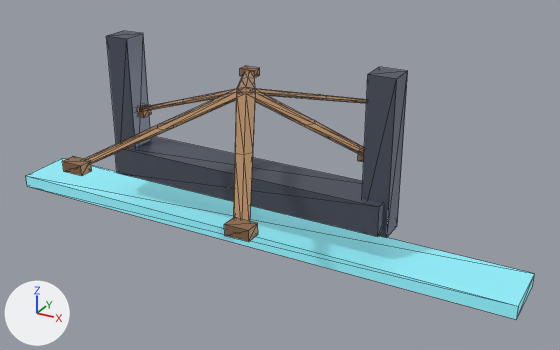
A saved change to the glTF model public/models/great_loom.glb.
Camera for both pictures: a 50 mm lens placed at (19.8, -32.5, 19.9), pointed at (1.8, 0.3, 3.6). Arrows for +X, +Y and +Z are at lower left; the lights stay in place. The picture after the commit comes second. Mesh edges are drawn as thin lines. Vertices at exactly the same position are counted once.

The first picture shows 'great_loom'.
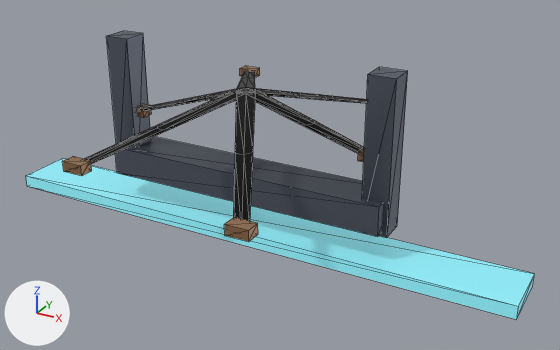
Changed parts and their boxes [x1, y1, x2, y2] in the pictures (560 x 350 px):
'great_loom', recoloured (darker)
    both: [82, 65, 392, 236]

The change, as a list of edits to the scene's bpy script:
```text
Change mat_metal:
    where n0 = _N.new('ShaderNodeBsdfPrincipled'); n0.name = 'Principled BSDF'
    remove n0.inputs[0].default_value = (0.14, 0.16, 0.21, 1.0)  # 'Base Color', greyish blue #696f7e
    add n2 = _N.new('ShaderNodeMix'); n2.name = 'Mix'
    add n2.data_type = 'RGBA'
    add n2.blend_type = 'MULTIPLY'
    add n2.inputs[0].default_value = 1.0  # 'Factor'
    add n2.inputs[7].default_value = (0.14, 0.16, 0.21, 1.0)  # 'B', greyish blue #696f7e
    add n3 = _N.new('ShaderNodeVertexColor'); n3.name = 'Color Attribute'
    add _L.new(n2.outputs[2], n0.inputs[0])  # 'Result' to 'Base Color'
    add _L.new(n3.outputs[0], n2.inputs[6])  # 'Color' to 'A'
Change mat_copper:
    where n0 = _N.new('ShaderNodeBsdfPrincipled'); n0.name = 'Principled BSDF'
    remove n0.inputs[0].default_value = (0.72, 0.42, 0.22, 1.0)  # 'Base Color', beige #ddad81
    add n2 = _N.new('ShaderNodeMix'); n2.name = 'Mix'
    add n2.data_type = 'RGBA'
    add n2.blend_type = 'MULTIPLY'
    add n2.inputs[0].default_value = 1.0  # 'Factor'
    add n2.inputs[7].default_value = (0.72, 0.42, 0.22, 1.0)  # 'B', beige #ddad81
    add n3 = _N.new('ShaderNodeVertexColor'); n3.name = 'Color Attribute'
    add _L.new(n2.outputs[2], n0.inputs[0])  # 'Result' to 'Base Color'
    add _L.new(n3.outputs[0], n2.inputs[6])  # 'Color' to 'A'
Change mat_copper_dark:
    where n0 = _N.new('ShaderNodeBsdfPrincipled'); n0.name = 'Principled BSDF'
    remove n0.inputs[0].default_value = (0.42, 0.24, 0.13, 1.0)  # 'Base Color', brown #ad8665
    add n2 = _N.new('ShaderNodeMix'); n2.name = 'Mix'
    add n2.data_type = 'RGBA'
    add n2.blend_type = 'MULTIPLY'
    add n2.inputs[0].default_value = 1.0  # 'Factor'
    add n2.inputs[7].default_value = (0.42, 0.24, 0.13, 1.0)  # 'B', brown #ad8665
    add n3 = _N.new('ShaderNodeVertexColor'); n3.name = 'Color Attribute'
    add _L.new(n2.outputs[2], n0.inputs[0])  # 'Result' to 'Base Color'
    add _L.new(n3.outputs[0], n2.inputs[6])  # 'Color' to 'A'
Change mat_water:
    where n0 = _N.new('ShaderNodeBsdfPrincipled'); n0.name = 'Principled BSDF'
    remove n0.inputs[0].default_value = (0.2, 0.62, 0.7, 1.0)  # 'Base Color', cyan #7cceda
    add n2 = _N.new('ShaderNodeMix'); n2.name = 'Mix'
    add n2.data_type = 'RGBA'
    add n2.blend_type = 'MULTIPLY'
    add n2.inputs[0].default_value = 1.0  # 'Factor'
    add n2.inputs[7].default_value = (0.2, 0.62, 0.7, 1.0)  # 'B', cyan #7cceda
    add n3 = _N.new('ShaderNodeVertexColor'); n3.name = 'Color Attribute'
    add _L.new(n2.outputs[2], n0.inputs[0])  # 'Result' to 'Base Color'
    add _L.new(n3.outputs[0], n2.inputs[6])  # 'Color' to 'A'
Change me_beam_low:
    where me_beam_low.from_pydata(...)  # 158 vertices, 292 faces; spans x -15.0..15.0, y -9.9..9.9, z 0.0..10.0
    used by ob_great_loom; location = (0.0, 0.0, 0.0)
    me_beam_low part 1: vertex colours changed
```
